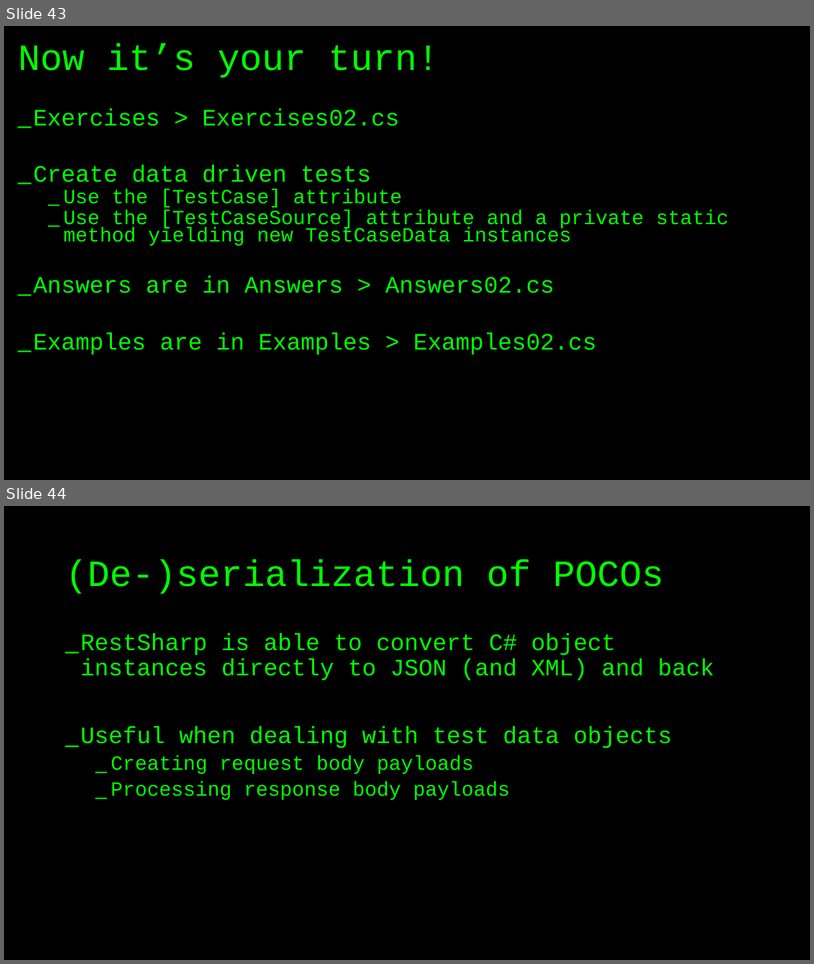
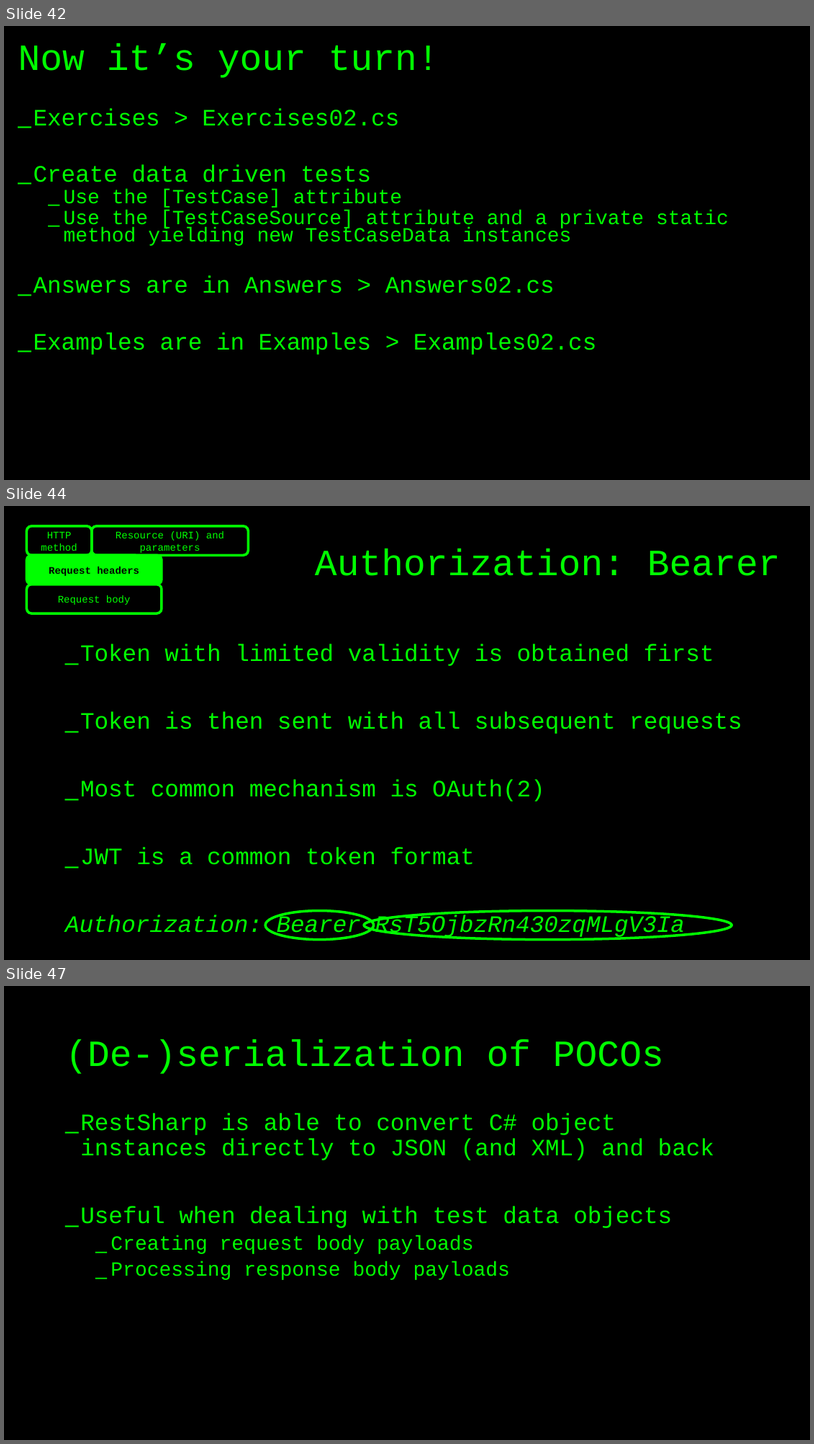
Before and after one commit to basdijkstra/restsharp-workshop, a slide deck: RestSharpWorkshop.pptx. Shown one above the other, each under a label of ours: slides 43 and 44 before the commit, slides 42, 44 and 47 after it; the slides between them are not shown. The pictures are 814x964 and 814x1444 pixels, drawn with LibreOffice and Linux fonts; fonts in the diff are those of the drawing. Boxes give left, top, right and bottom in pixels: in the first picture for what was removed or moved away, otherwise in the second. Text is boxed around its words. In the diff, an @@ line names an element or a change of style, - is before the commit and + after.

```diff
--- a/RestSharpWorkshop.pptx
+++ b/RestSharpWorkshop.pptx
@@ slide 44 added at [4, 506, 810, 960], background #000000 @@
@@ rounded rectangle added at [26, 526, 92, 555], outline #00FF00 3 pt, 12 pt, text #00FF00 @@
+HTTP method
@@ rounded rectangle added at [92, 526, 248, 555], outline #00FF00 3 pt, 12 pt, text #00FF00 @@
+Resource (URI) and parameters
@@ text added at [315, 548, 781, 576], 44 pt, text #00FF00 @@
+Authorization: Bearer
@@ rounded rectangle added at [26, 555, 161, 584], fill #00FF00, outline #00FF00 3 pt, 12 pt, text #000000, bold @@
+Request headers
@@ rounded rectangle added at [26, 584, 161, 613], outline #00FF00 3 pt, 12 pt, text #00FF00 @@
+Request body
@@ text added at [65, 644, 743, 938], 28 pt, text #00FF00 @@
+_ Token with limited validity is obtained first
+_ Token is then sent with all subsequent requests
+_ Most common mechanism is OAuth(2)
+_ JWT is a common token format
+Authorization: Bearer RsT5OjbzRn430zqMLgV3Ia
@@ ellipse added at [265, 910, 373, 939], outline #00FF00 3 pt @@
@@ ellipse added at [365, 910, 733, 939], outline #00FF00 3 pt @@
@@ what was slide 43 is now slide 42 @@
@@ what was slide 44 is now slide 47 @@
```
Also in this commit, not shown: 4 slides changed, 5 other slides added, 3 slides removed, 2 other files.
